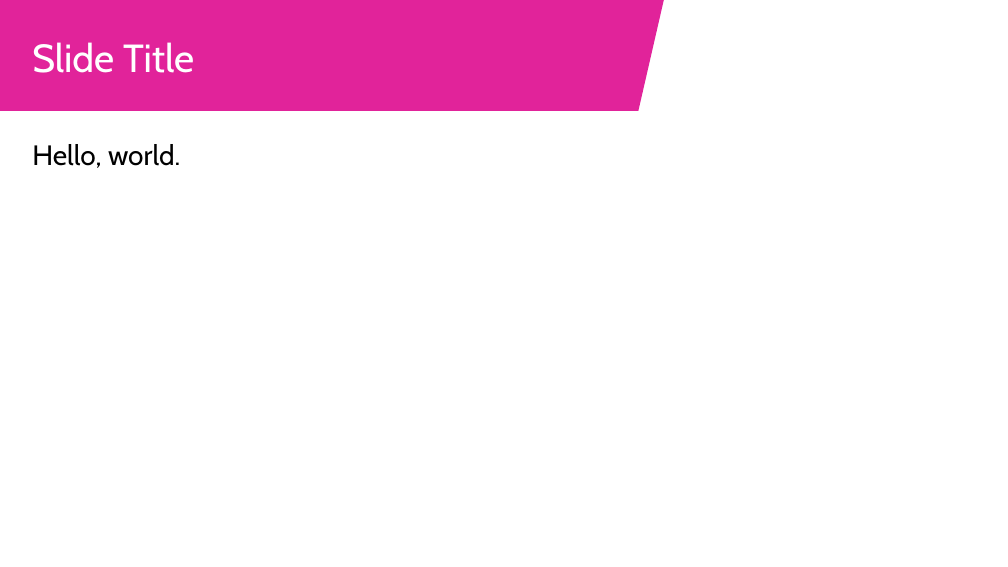
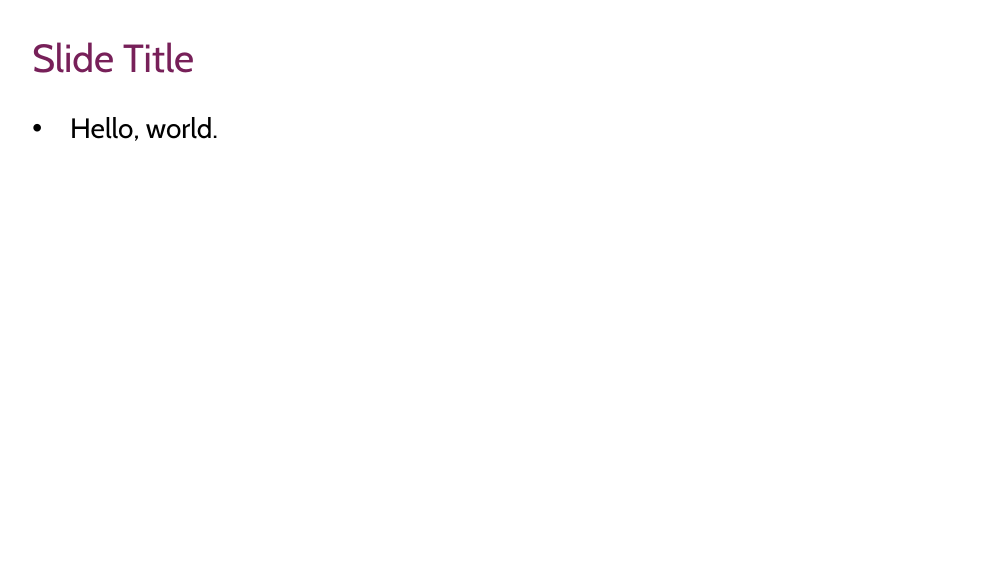
Before and after one commit to JGIBristol/quarto-jgi, a slide deck: slide 2 of _extensions/jgi/reference-doc.pptx. Drawn at 1008x567 pixels with LibreOffice and Linux fonts; fonts in the diff are those of the drawing; background and template pictures are left out. Boxes give left, top, right and bottom in pixels: in the first picture for what was removed or moved away, otherwise in the second. Text is boxed around its words. In the diff, an @@ line names an element or a change of style, - is before the commit and + after.

```diff
--- a/_extensions/jgi/reference-doc.pptx
+++ b/_extensions/jgi/reference-doc.pptx
@@ freeform shape removed at <box>0,0,664,111</box> @@
@@ title "Slide Title" at <box>32,42,194,73</box>: text colour #FFFFFF to #772059 @@
@@ text "Hello, world.": place and size @@
-text "Hello, world." at <box>32,144,180,168</box>
+text "Hello, world." at <box>70,117,218,141</box>
@@ text "Hello, world." at <box>70,117,218,141</box>: bullet none to • @@
```
Also in this commit, not shown: 1 other slide changed, 14 other files.
